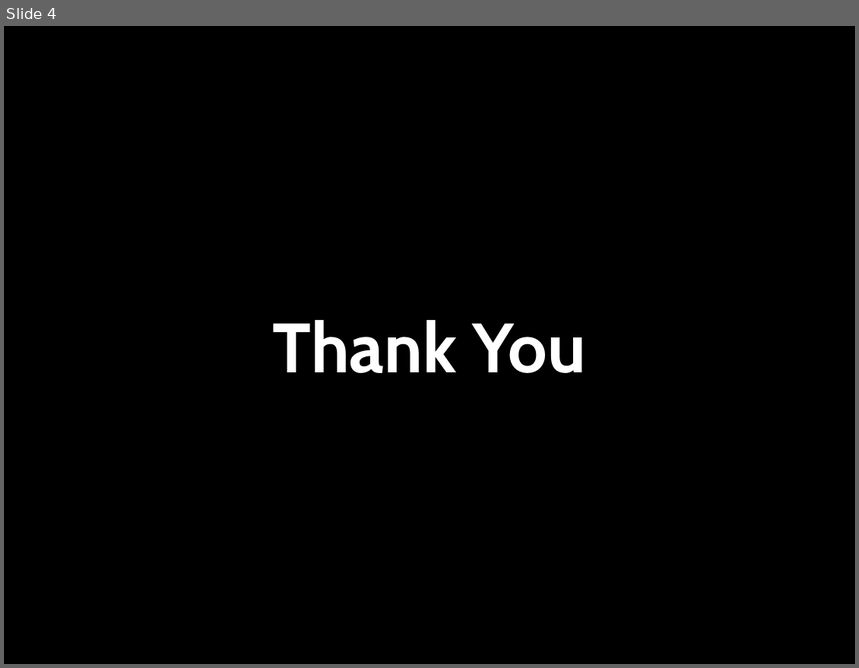
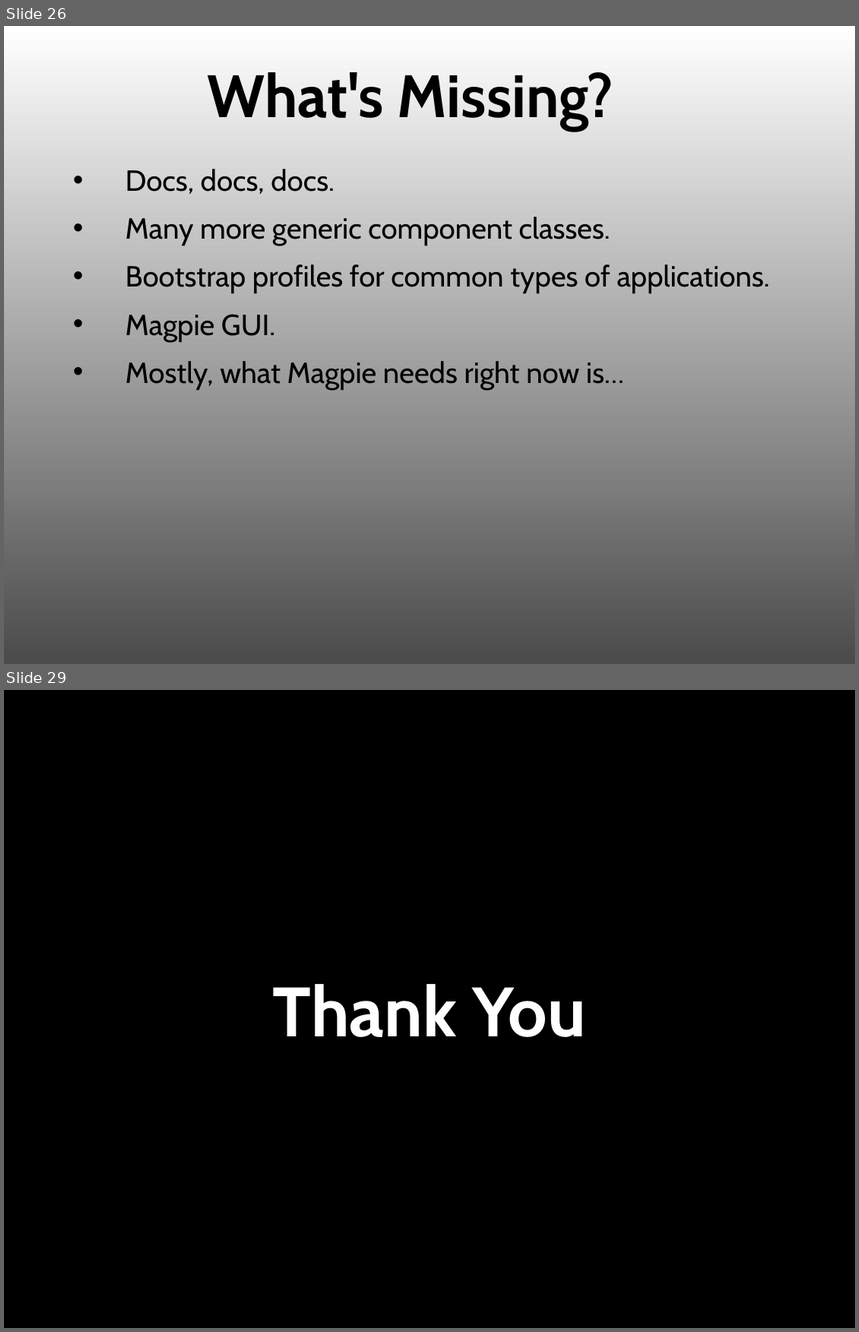
Before and after one commit to ubu/yapcna_2012, a slide deck: magpie.ppt. Shown one above the other, each under a label of ours: slide 4 before the commit, slides 26 and 29 after it; the slides between them are not shown. The pictures are 859x668 and 859x1332 pixels, drawn with LibreOffice and Linux fonts; fonts in the diff are those of the drawing. Boxes give left, top, right and bottom in pixels: in the first picture for what was removed or moved away, otherwise in the second. Text is boxed around its words. In the diff, an @@ line names an element or a change of style, - is before the commit and + after.

```diff
--- a/magpie.ppt
+++ b/magpie.ppt
@@ slide 26 added at [4,26,855,664], background gradient #FFFFFF to #4B4B4B @@
@@ title added at [207,72,614,130], 72 pt, text #000000, bold @@
+What's Missing?
@@ text added at [126,169,770,390], 35.1 pt, text #000000 @@
+• Docs, docs, docs.
+• Many more generic component classes.
+• Bootstrap profiles for common types of applications.
+• Magpie GUI.
+• Mostly, what Magpie needs right now is…
@@ what was slide 4 is now slide 29 @@
```
Also in this commit, not shown: 2 slides changed, 24 other slides added, 5 other files.
